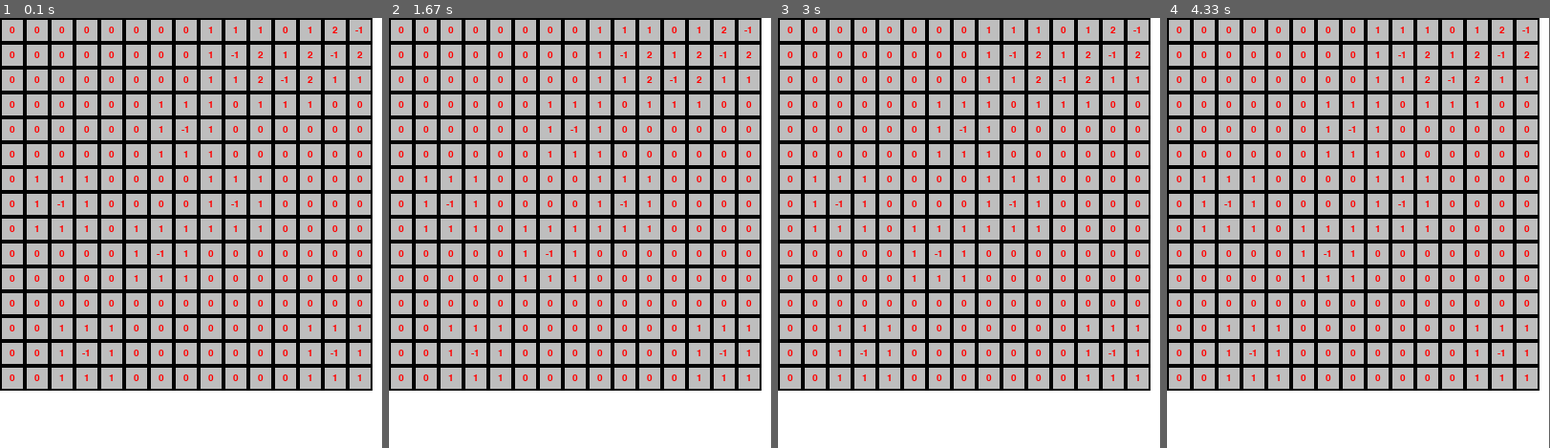
Above: before the commit, frames 1-4 (left to right).
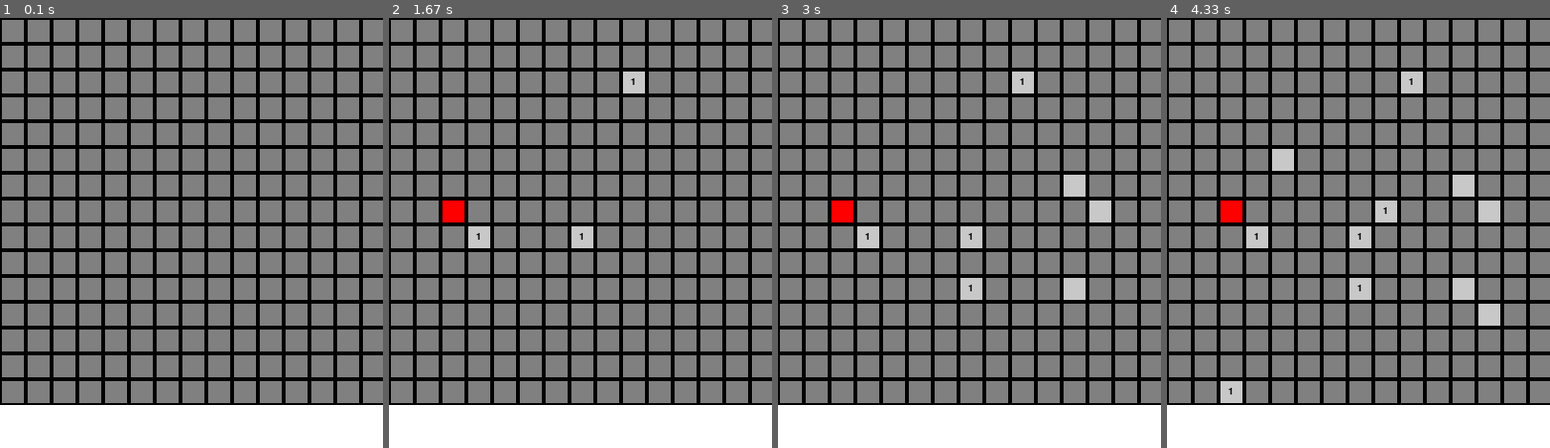
Above: after the commit, the same moments.

Repository: poivronjaune/py_games
Game: pygame game, started from app.py
Two runs of this game, one before a commit and one after it. Both use one fixed random seed, a clock stepped at 60 frames per second and the inputs below.
Inputs (mouse positions are in pixels of both pictures, inside the frame that each line leads up to):
- Up to frame 1 (0.1 s): no input
- Up to frame 2 (1.67 s): click (580, 233) at 0.38 s; click (488, 237) at 0.72 s; click (637, 82) at 1.05 s; click (442, 220) at 1.38 s
- Up to frame 3 (3 s): click (973, 276) at 1.72 s; click (1069, 301) at 2.05 s; click (1069, 194) at 2.38 s; click (1107, 198) at 2.72 s
- Up to frame 4 (4.33 s): click (1492, 319) at 3.05 s; click (1373, 215) at 3.38 s; click (1274, 155) at 3.72 s; click (1239, 392) at 4.05 s
In our replay, the window is 400x450 before the commit and 401x450 after it. These sizes can differ from the game's own. Grey fills any space a smaller window leaves; there, only what the larger window draws over its background counts as a difference.

The runs differ from the first frame. In frame 1, 84% of the frame differs, in the area x 0-100%, y 0-100%; in frame 2, 83%; in frame 3, 82%; in frame 4, 82%.

Commit message:
Click mouse button

Diff:
--- a/minesweeper.py
+++ b/minesweeper.py
@@ -1,5 +1,7 @@
 import random
 import pygame
+
+#TODO: Implement uncover the field when clicked a blank cell, upto cells that contain a value or user flag
 
 
 class Minesweeper:
@@ -7,10 +9,11 @@
 
     CAPTION = "Minesweeper 0.1"
     ICON = "Minesweeper.PNG"
-    WIDTH, HEIGHT = 400, 450
+    WIDTH, HEIGHT = 401, 450
 
     BG_COLOR = "white"
-    CELL_COLOR = "grey"
+    CELL_COLOR_HIDDEN = (128, 128, 128)
+    CELL_COLOR_VISIBLE = (200, 200, 200)
     CELL_BORDER = "black"
     ROWS, COLS = 15, 15
     MAX_BOMBS = 10
@@ -18,6 +21,10 @@
     BOMB_ID = -1
     FLAG_ID = -2
     EMPTY_ID = 0
+    CELL_STATE_HIDDEN = 0
+    CELL_STATE_VISIBLE = 1
+    N_COLORS = {1:"black", 2:"blue", 3:"yellow", 4:"orange", 5:"purple", 6:"pink", 7:"cyan", 8:"magenta"}
+    CELL_SIZE = round(WIDTH / COLS, 0)
 
     def __init__(self):
         pygame.init()
@@ -49,6 +56,7 @@
 
         pygame.quit()
 
+
     def print_mine_field_to_console(self):
         for row in range(0, Minesweeper.ROWS):
             for col in range(0, Minesweeper.COLS):
@@ -58,12 +66,26 @@
 
     def play(self, event):
         # Add play functions here
+        if event.type == pygame.MOUSEBUTTONDOWN:
+            row, col = self.get_grid_pos(pygame.mouse.get_pos())
+            if row < Minesweeper.ROWS or col < Minesweeper.COLS:
+              self.cover_field[row][col] = Minesweeper.CELL_STATE_VISIBLE
         self.draw()
+
+    def get_grid_pos(self, mouse_pos):
+        mx, my = mouse_pos
+        row = int(my / Minesweeper.CELL_SIZE)
+        col = int(mx / Minesweeper.CELL_SIZE)
+        return row,col
 
     def create_empty_mine_field(self, field_rows, field_cols):
         self.mine_field = [
             [Minesweeper.EMPTY_ID for _ in range(field_cols)] for _ in range(field_rows)
         ]
+        self.cover_field = [
+            [Minesweeper.CELL_STATE_HIDDEN for _ in range(field_cols)] for _ in range(field_rows)
+        ]
+
 
     def generate_bomb_positions(self, max_bombs):
         self.bomb_positions = set()
@@ -119,19 +141,28 @@
         self.draw_mine_field_values()
         pygame.display.update()
 
+
     def draw_mine_field_values(self):
-        height_offset = 0
-        cell_size = Minesweeper.WIDTH // Minesweeper.COLS
+        cell_size = Minesweeper.CELL_SIZE
         for i, row in enumerate(self.mine_field):
             row_y = cell_size * i
             for j, field_value in enumerate(row):
                 col_x = cell_size * j
-                pygame.draw.rect(self.win, Minesweeper.CELL_COLOR, (col_x, row_y+height_offset, cell_size, cell_size))
-                pygame.draw.rect(self.win, Minesweeper.CELL_BORDER, (col_x, row_y+height_offset, cell_size, cell_size), 2)
-                text = self.CELL_FONT.render(str(field_value), 1, "red")
-                text_x = col_x + cell_size / 2 - text.get_width() / 2
-                text_y = row_y + cell_size / 2 - text.get_height() / 2
-                self.win.blit(text, (text_x, text_y))
+                is_covered = self.cover_field[i][j] == 0
+                if not is_covered:
+                    pygame.draw.rect(self.win, Minesweeper.CELL_COLOR_VISIBLE, (col_x, row_y, cell_size, cell_size))
+                    pygame.draw.rect(self.win, Minesweeper.CELL_BORDER, (col_x, row_y, cell_size, cell_size), 2)
+                    if field_value > 0:
+                        text = self.CELL_FONT.render(str(field_value), 1, Minesweeper.N_COLORS[field_value])
+                        text_x = col_x + cell_size / 2 - text.get_width() / 2
+                        text_y = row_y + cell_size / 2 - text.get_height() / 2
+                        self.win.blit(text, (text_x, text_y))
+                    if field_value == -1:
+                        pygame.draw.rect(self.win, 'red', (col_x, row_y, cell_size, cell_size))
+                        pygame.draw.rect(self.win, Minesweeper.CELL_BORDER, (col_x, row_y, cell_size, cell_size), 2)
+                else:
+                    pygame.draw.rect(self.win, Minesweeper.CELL_COLOR_HIDDEN, (col_x, row_y, cell_size, cell_size))
+                    pygame.draw.rect(self.win, Minesweeper.CELL_BORDER, (col_x, row_y, cell_size, cell_size), 2)
 
 
 
